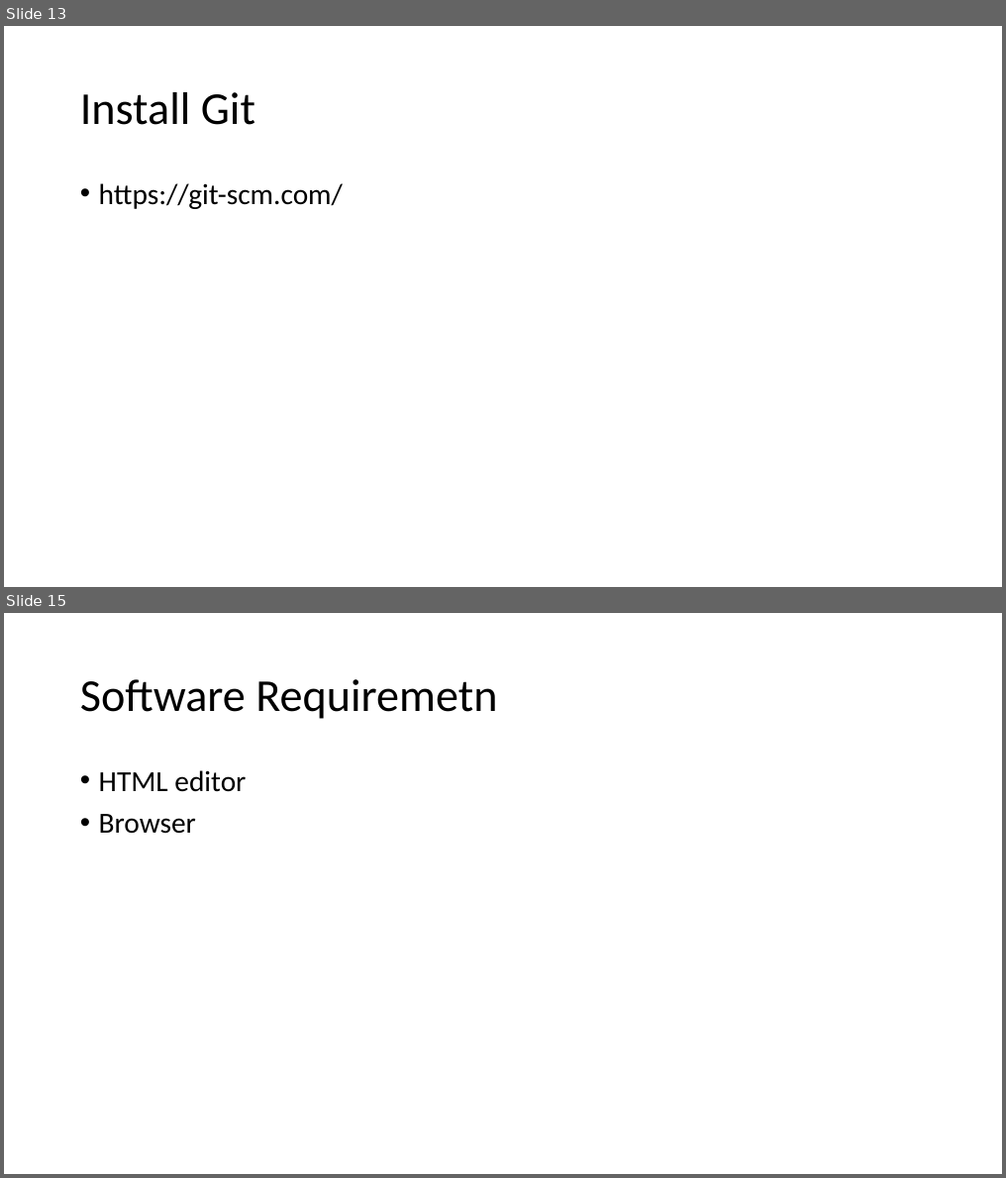
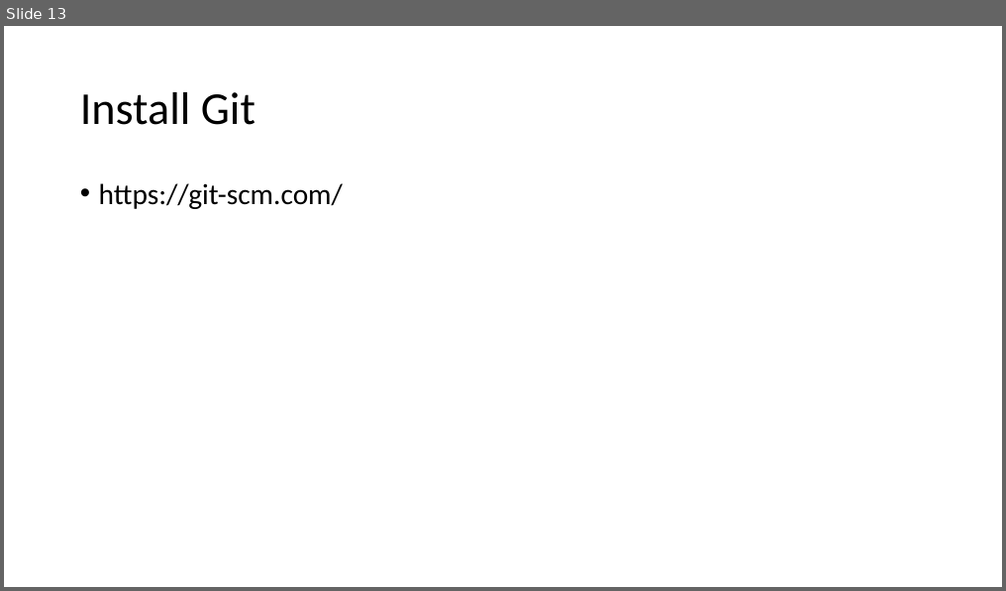
Before and after one commit to PiyushChaturvedii/Batch10, a slide deck: Git and Github.pptx. Shown one above the other, each under a label of ours: slides 13 and 15 before the commit, slide 13 after it; the slides between them are not shown. The pictures are 1006x1178 and 1006x591 pixels, drawn with LibreOffice and Linux fonts; fonts in the diff are those of the drawing. Boxes give left, top, right and bottom in pixels: in the first picture for what was removed or moved away, otherwise in the second. Text is boxed around its words. In the diff, an @@ line names an element or a change of style, - is before the commit and + after.

Commit message:
html

```diff
--- a/Git and Github.pptx
+++ b/Git and Github.pptx
@@ slide 15 removed at (4, 613, 1002, 1174), background #FFFFFF @@
@@ title removed at (80, 679, 497, 719) @@
-Software Requiremetn
@@ text removed at (99, 770, 246, 834) @@
-• HTML editor
-• Browser
```
Also in this commit, not shown: 1 slide added, 10 other slides removed, 7 other files.
